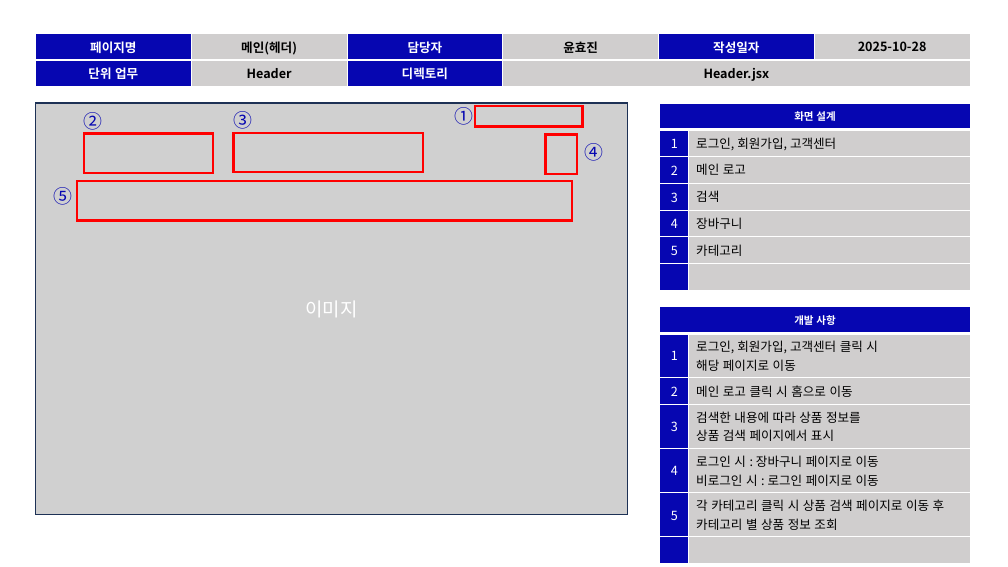
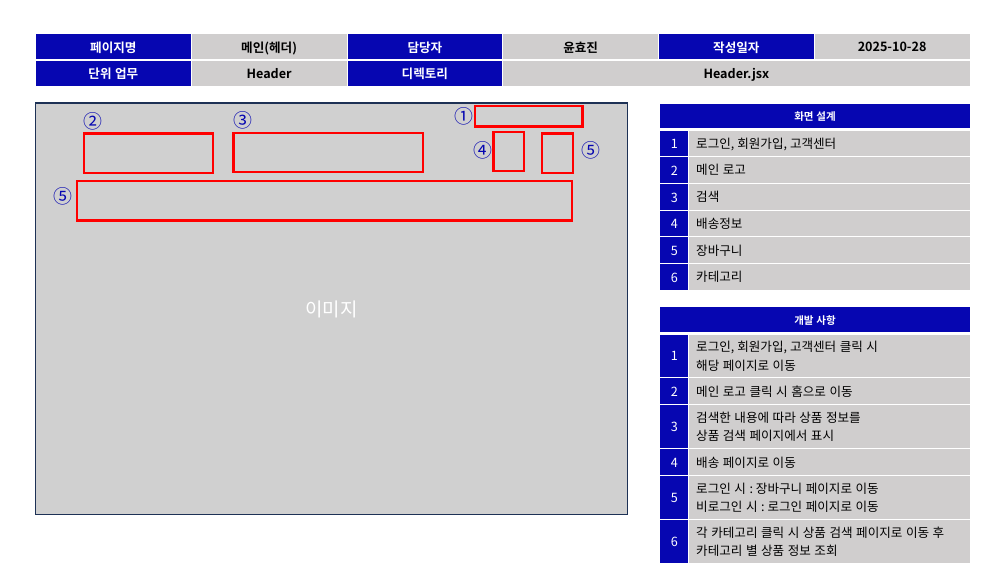
Before and after one commit to jungryeol123/tjg_project, a slide deck: slide 3 of TeamProject_스토리보드.pptx. Drawn at 1008x567 pixels with LibreOffice and Linux fonts; fonts in the diff are those of the drawing; grey boxes stand for pictures. Boxes give left, top, right and bottom in pixels: in the first picture for what was removed or moved away, otherwise in the second. Text is boxed around its words. In the diff, an @@ line names an element or a change of style, - is before the commit and + after.

```diff
--- a/TeamProject_스토리보드.pptx
+++ b/TeamProject_스토리보드.pptx
@@ table at [660, 103, 970, 290] @@
-row 5, column 2: 장바구니
+row 5, column 2: 배송정보
-row 6, column 2: 카테고리
+row 6, column 2: 장바구니
-row 7, column 1: 
+row 7, column 1: 6
-row 7, column 2: 
+row 7, column 2: 카테고리
@@ text "④" rewrapped from [585, 143, 604, 161] to [474, 138, 493, 163] @@
@@ rectangle added at [494, 132, 525, 171], outline #FF0000 2.25 pt @@
@@ rectangle: place and size @@
-rectangle at [546, 135, 578, 174]
+rectangle at [542, 133, 573, 172]
@@ text added at [581, 141, 600, 159], 18 pt, text #0606B1 @@
+⑤
@@ table at [660, 307, 970, 560] @@
-row 5, column 2: 로그인 시 : 장바구니 페이지로 이동 / 비로그인 시 : 로그인 페이지로 이동
+row 5, column 2: 배송 페이지로 이동
-row 6, column 2: 각 카테고리 클릭 시 상품 검색 페이지로 이동 후 카테고리 별 상품 정보 조회
+row 6, column 2: 로그인 시 : 장바구니 페이지로 이동 / 비로그인 시 : 로그인 페이지로 이동
-row 7, column 1: 
+row 7, column 1: 6
-row 7, column 2: 
+row 7, column 2: 각 카테고리 클릭 시 상품 검색 페이지로 이동 후 카테고리 별 상품 정보 조회
```
Also in this commit, not shown: 4 other slides changed, 1 slide added, 4 other files.
